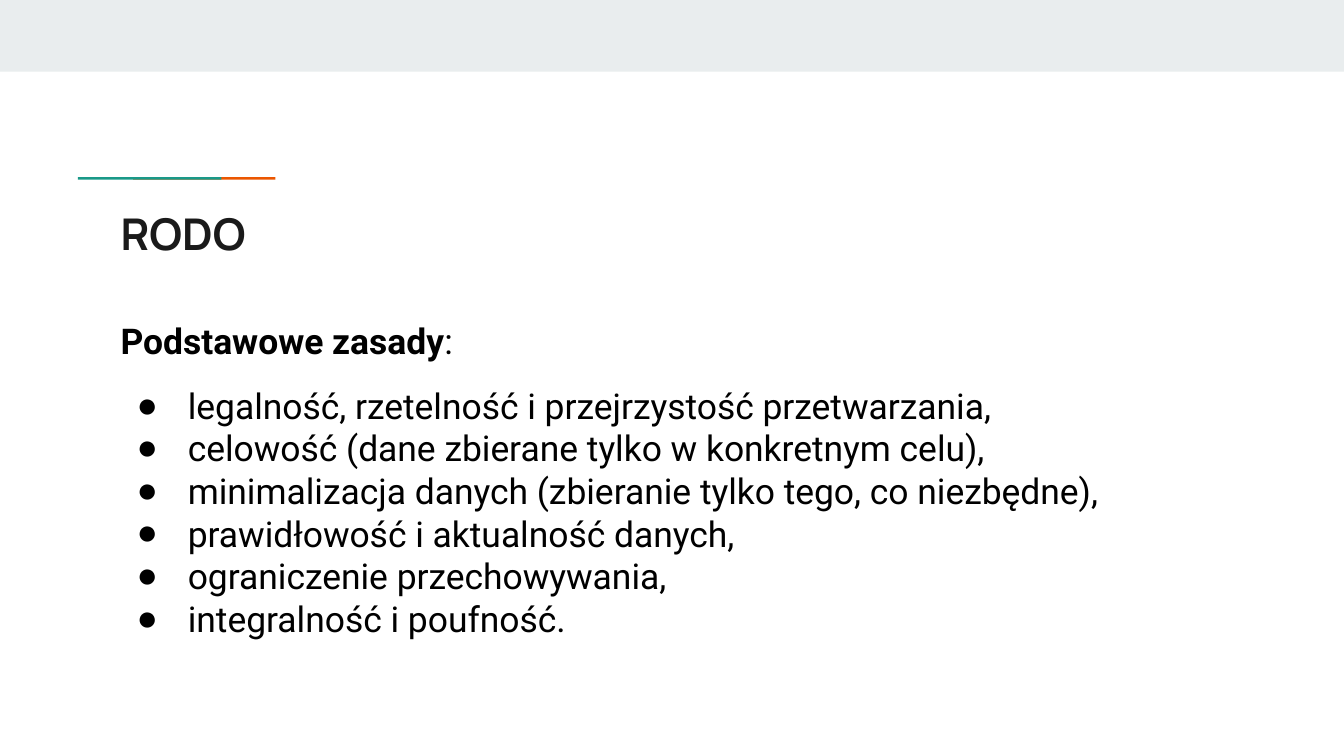
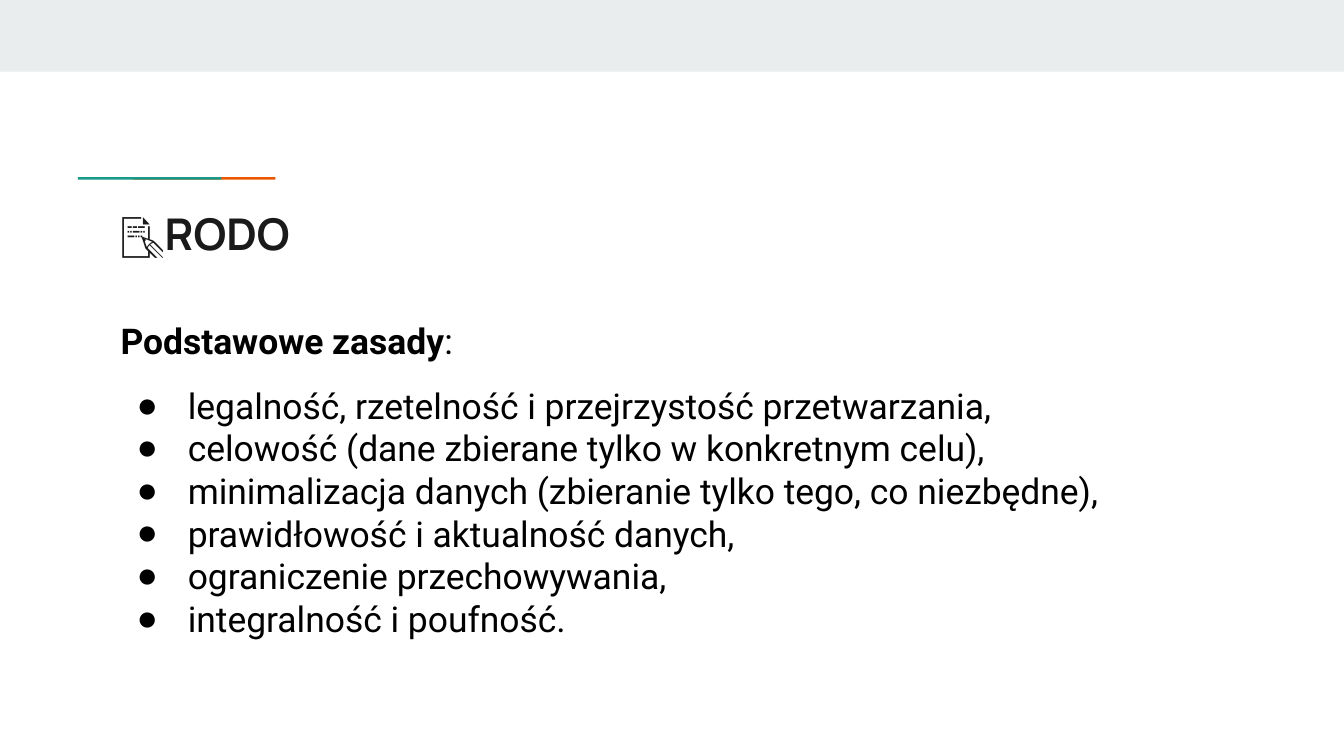
Before and after one commit to KasiaKasia/PRZEDMIOTY, a slide deck: slide 57 of ZASTOSOWANIE_INFORMATYKI/1A-gr_2/Zastosowanie informatyki - 1A gr. 2.pptx. Drawn at 1344x756 pixels with LibreOffice and Linux fonts; fonts in the diff are those of the drawing. Boxes give left, top, right and bottom in pixels: in the first picture for what was removed or moved away, otherwise in the second. Text is boxed around its words. In the diff, an @@ line names an element or a change of style, - is before the commit and + after.

```diff
--- a/ZASTOSOWANIE_INFORMATYKI/1A-gr_2/Zastosowanie informatyki - 1A gr. 2.pptx
+++ b/ZASTOSOWANIE_INFORMATYKI/1A-gr_2/Zastosowanie informatyki - 1A gr. 2.pptx
@@ title at (x1=165, y1=218, x2=290, y2=251): text changed @@
-RODO
+📝RODO
```
Also in this commit, not shown: 5 other slides changed, 8 slides added, 1 other file.
